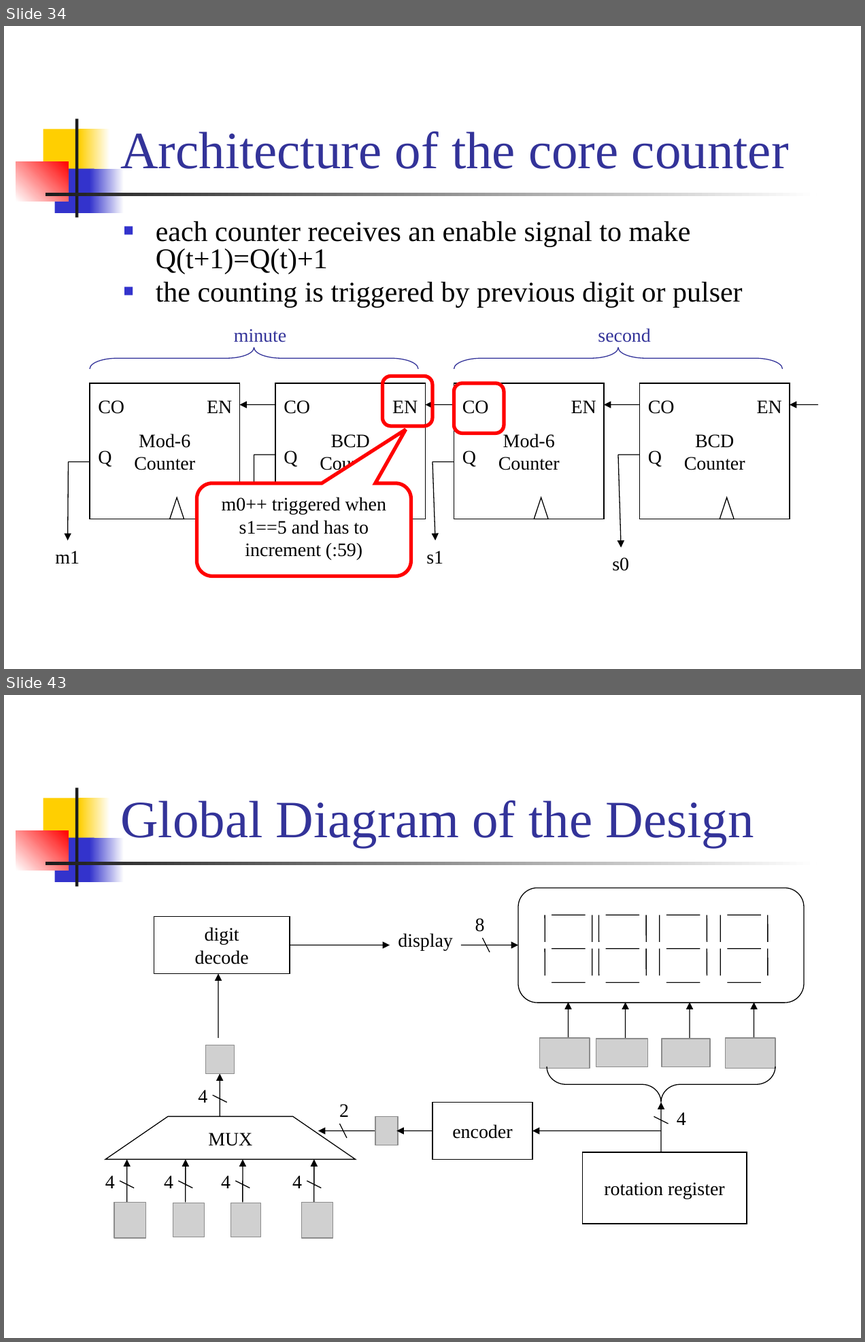
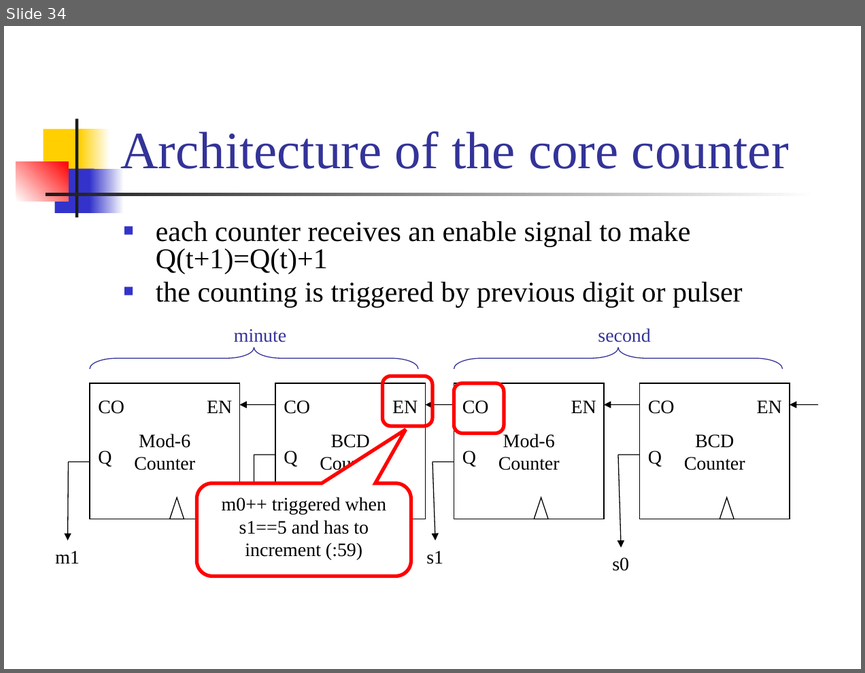
Before and after one commit to CGUSystemCourses/Comp_Org-2018, a slide deck: Lectures/lec05-digital_clock/lec05-digital_clock.pptx. Shown one above the other, each under a label of ours: slides 34 and 43 before the commit, slide 34 after it; the slides between them are not shown. The pictures are 865x1342 and 865x673 pixels, drawn with LibreOffice and Linux fonts; fonts in the diff are those of the drawing; grey boxes stand for pictures. Boxes give left, top, right and bottom in pixels: in the first picture for what was removed or moved away, otherwise in the second. Text is boxed around its words. In the diff, an @@ line names an element or a change of style, - is before the commit and + after.

```diff
--- a/Lectures/lec05-digital_clock/lec05-digital_clock.pptx
+++ b/Lectures/lec05-digital_clock/lec05-digital_clock.pptx
@@ slide 43 removed at [4, 695, 861, 1338], background #FFFFFF; not listed: 7 template elements that a slide beside it also shows @@
@@ title removed at [120, 800, 754, 847] @@
-Global Diagram of the Design
@@ group removed at [105, 888, 804, 1238]: 36 lines, 16 arrows, 10 pictures, 9 texts, 3 rectangles, 1 rounded rectangle, 1 left brace, 1 freeform shape @@
-8
-display
-rotation register
-4
-MUX
-4
-4
-4
-4
-4
-2
-encoder
-digit
-decode
```
Also in this commit, not shown: 1 slide changed, 25 other slides removed.
